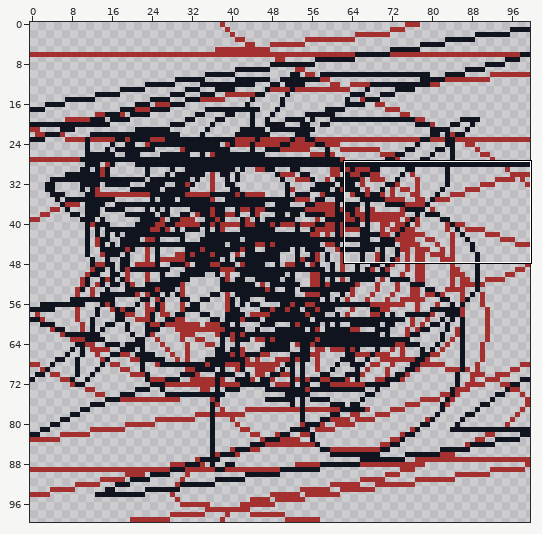
Two versions of one pixel-art file, 2025/_techTest/Sprite-0002.aseprite. The first picture is a wide view before the edit; the outline marks the close-up.
Close-up. Earlier state:
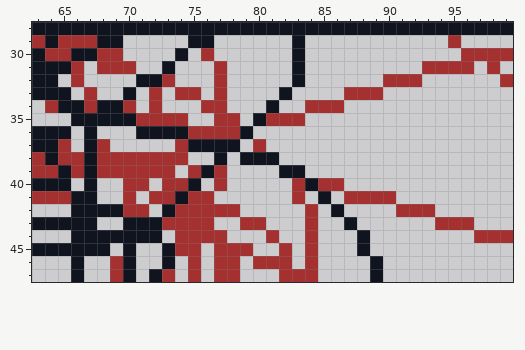
100x100 pixels, 1 frame. Shown: x 63..99, y 28..47. The commit also changed other parts of the picture, which this record leaves out.
And afterwards:
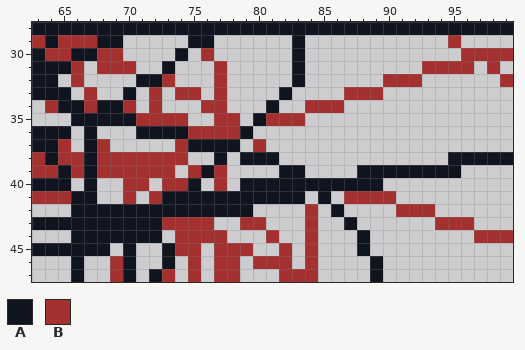
Palette (. is transparent): A #10141f  B #a53030
From old to new:
y 38: x 95..99 ..... -> AAAAA
y 39: x 88..95 ........ -> AAAAAAAA
y 40: x 79..83 ....B -> AAAAA; x 85..89 BB... -> AAAAA
y 41: x 73 B -> A; x 75..83 BB......B -> AAAAAAAAA
y 42: x 70..72 BB. -> AAA; x 74..79 BBBBB. -> AAAAAA
y 43: x 68..69 .. -> AA
